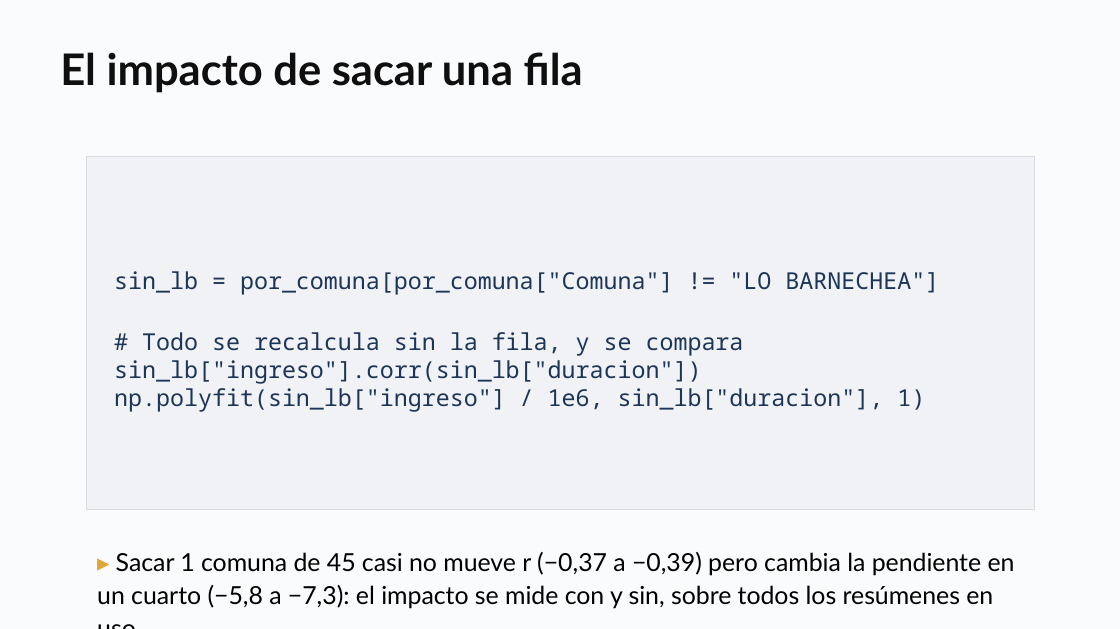
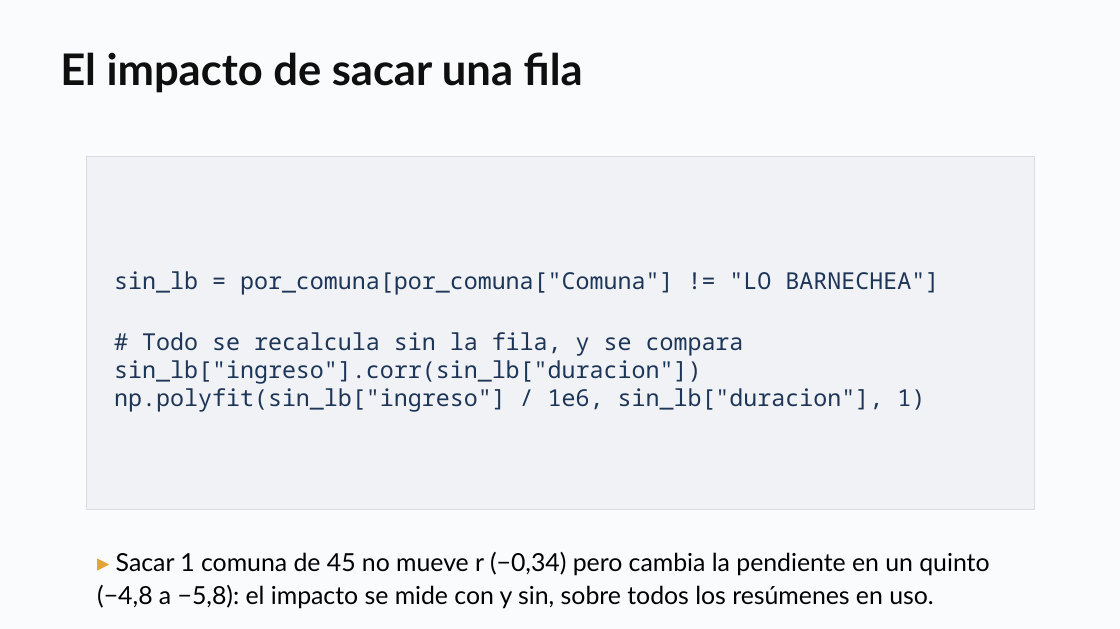
Before and after one commit to daniopitz/diplomado-cdd, a slide deck: slide 34 of presentaciones/clase03_eda_bivariado.pptx (slide 33 before the commit). Drawn at 1120x629 pixels with LibreOffice and Linux fonts; fonts in the diff are those of the drawing. Boxes give left, top, right and bottom in pixels: in the first picture for what was removed or moved away, otherwise in the second. Text is boxed around its words. In the diff, an @@ line names an element or a change of style, - is before the commit and + after.

```diff
--- a/presentaciones/clase03_eda_bivariado.pptx
+++ b/presentaciones/clase03_eda_bivariado.pptx
@@ text at (97, 552, 989, 609): text changed @@
-▸ Sacar 1 comuna de 45 casi no mueve r (−0,37 a −0,39) pero cambia la pendiente en un cuarto (−5,8 a −7,3): el impacto se mide con y sin, sobre todos los resúmenes en uso.
+▸ Sacar 1 comuna de 45 no mueve r (−0,34) pero cambia la pendiente en un quinto (−4,8 a −5,8): el impacto se mide con y sin, sobre todos los resúmenes en uso.
```
Also in this commit, not shown: 6 other slides changed, 2 slides added, 1 slide removed, 3 other files.
